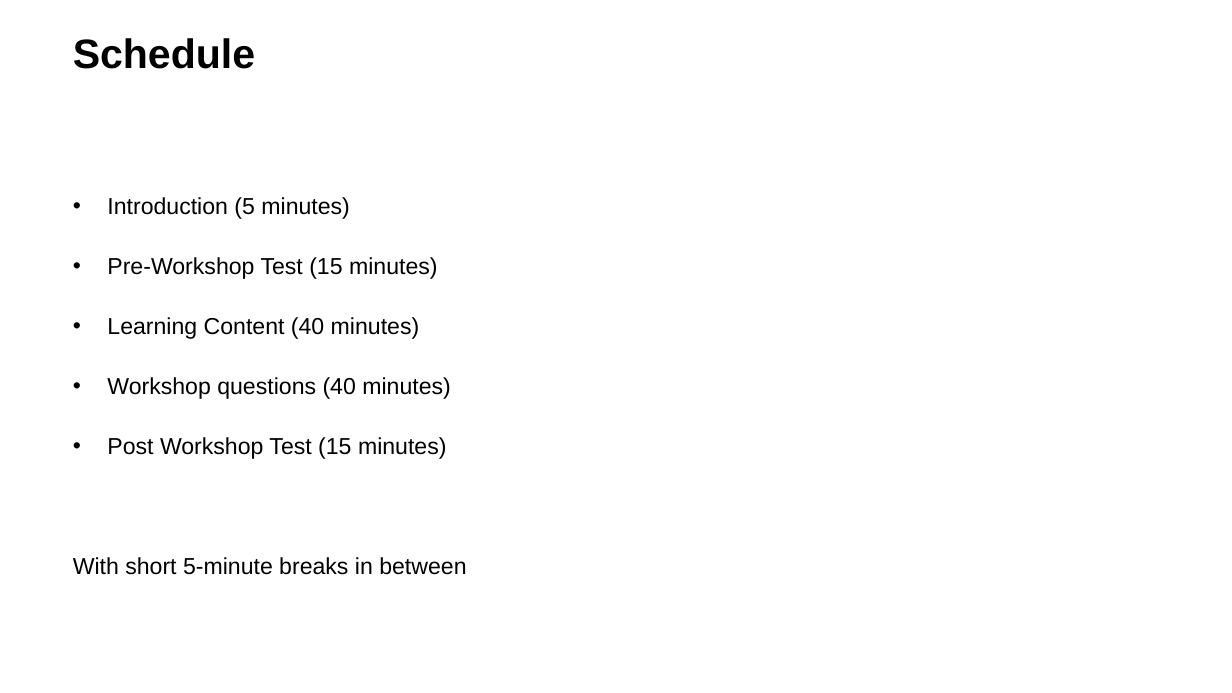
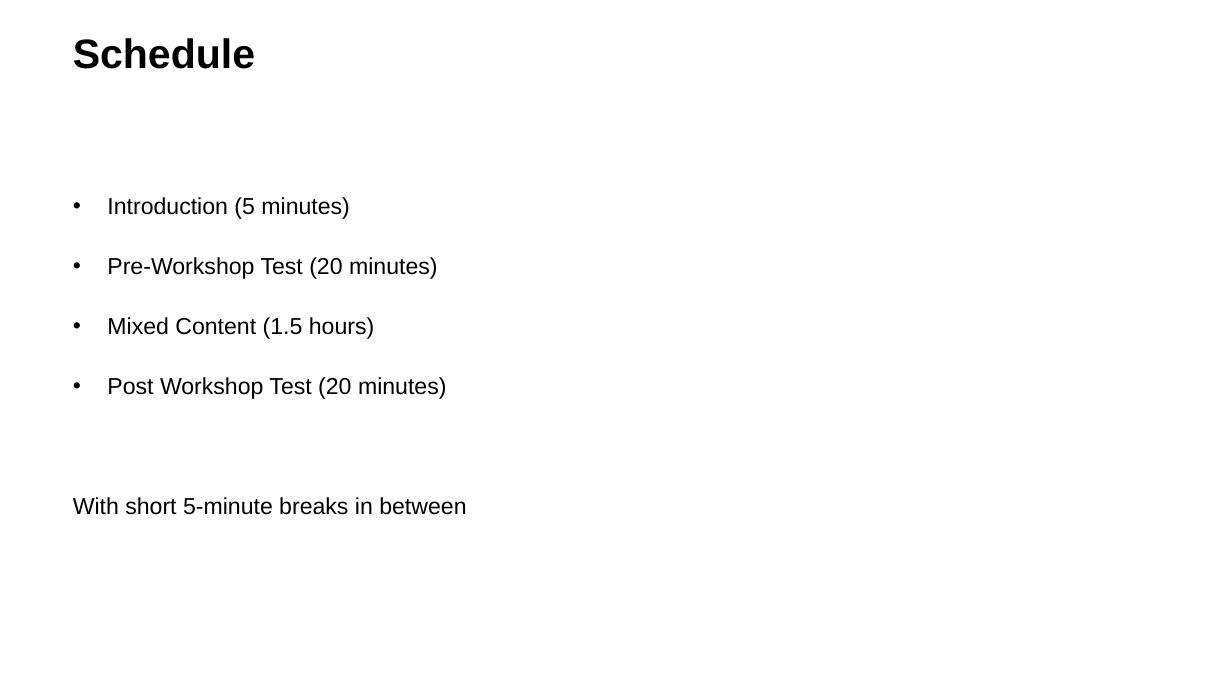
Before and after one commit to MicAu/Workshop, a slide deck: slide 2 of presentation.pptx. Drawn at 1232x693 pixels with LibreOffice and Linux fonts; fonts in the diff are those of the drawing; background and template pictures are left out. Boxes give left, top, right and bottom in pixels: in the first picture for what was removed or moved away, otherwise in the second. Text is boxed around its words. In the diff, an @@ line names an element or a change of style, - is before the commit and + after.

```diff
--- a/presentation.pptx
+++ b/presentation.pptx
@@ text at (x1=107, y1=257, x2=447, y2=399): text changed @@
-• Pre-Workshop Test (15 minutes)
-• Learning Content (40 minutes)
-• Workshop questions (40 minutes)
-• Post Workshop Test (15 minutes)
+• Pre-Workshop Test (20 minutes)
+• Mixed Content (1.5 hours)
+• Post Workshop Test (20 minutes)
```
Also in this commit, not shown: 3 other slides changed, 2 slides added, 1 slide removed, 15 other files.
